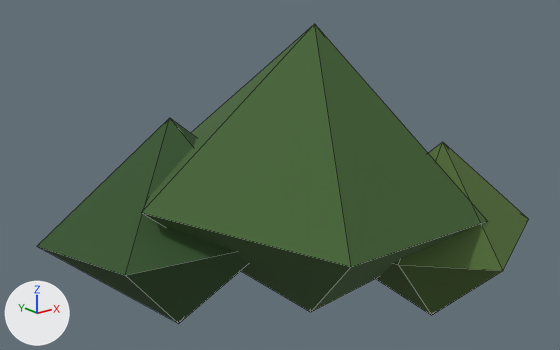
The glTF model assets/models/nature/bush_a.glb, before and after one commit.
The view is the same before and after, from a camera (50 mm lens) standing at (-26.0, -29.7, 18.4) and looking at (-1.7, 0.7, 6.2). The lights are fixed; the arrows at lower left show +X, +Y and +Z. The older version comes first. Mesh edges are drawn as thin lines. Where no turn or scale is listed for an object, it has been applied to the vertices. Vertices at exactly the same position are counted once.

The first picture shows 'mass', 'mass.001', 'mass.002'.
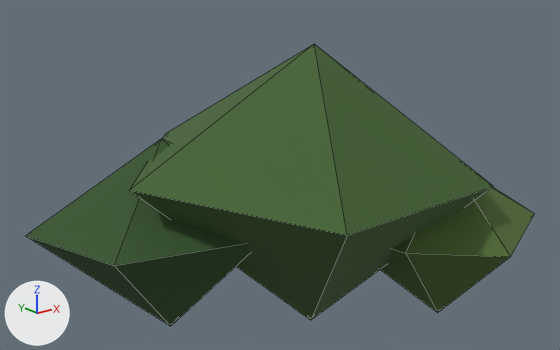
Where the change shows, as pixel boxes (x1, y1, x2, y2) in the pictures (560 x 350 px):
'mass', reshaped
    before: (141, 24, 487, 312)
    after: (130, 44, 493, 320)
'mass.001', reshaped (7% wider, 9% shorter)
    before: (37, 118, 247, 323)
    after: (26, 139, 250, 326)
'mass.002', reshaped
    before: (376, 142, 529, 315)
    after: (380, 187, 534, 313)

Diff of the bpy script that builds the scene:
```diff
--- a/assets/models/nature/bush_a.glb.py
+++ b/assets/models/nature/bush_a.glb.py
@@ me_mass @@
-me_mass.from_pydata(...)  # 8 vertices, 12 faces; spans x -10.2..8.3, y -9.1..7.0, z -2.0..14.0
-me_mass.vertices[0].co = (8.3, 0.0, 5.4)
-me_mass.vertices[1].co = (4.5, 7.0, 5.4)
-me_mass.vertices[2].co = (-4.5, 7.0, 6.6)
-me_mass.vertices[3].co = (-10.2, 0.0, 6.3)  # pixel (141, 212)
-me_mass.vertices[4].co = (-5.9, -9.1, 5.6)  # pixel (351, 266)
-me_mass.vertices[5].co = (4.9, -7.7, 4.6)  # pixel (487, 221)
-me_mass.vertices[6].co = (0.0, 0.0, 14.0)  # pixel (314, 23)
-me_mass.vertices[7].co = (0.0, 0.0, -2.0)  # pixel (310, 312)
+me_mass.from_pydata(...)  # 8 vertices, 12 faces; spans x -10.8..8.7, y -9.1..7.0, z -2.5..13.0
+# me_mass part 1
+me_mass.vertices[0].co = (8.7, 0.0, 6.9)
+me_mass.vertices[1].co = (4.7, 7.0, 6.9)
+me_mass.vertices[2].co = (-4.7, 7.0, 7.7)  # pixel (165, 133)
+me_mass.vertices[3].co = (-10.8, 0.0, 7.5)  # pixel (129, 190)
+me_mass.vertices[4].co = (-6.1, -9.1, 7.0)  # pixel (347, 235)
+me_mass.vertices[5].co = (5.2, -7.7, 6.3)  # pixel (493, 186)
+me_mass.vertices[6].co = (0.0, 0.0, 13.0)  # pixel (314, 43)
+me_mass.vertices[7].co = (0.0, 0.0, -2.5)  # pixel (310, 320)
 me_mass.materials.append(mat_foliage_b)
@@ me_mass_001 @@
-me_mass_001.from_pydata(...)  # 8 vertices, 12 faces; spans x -13.07..-0.79, y -3.22..9.08, z -2.0..9.5
-me_mass_001.vertices[0].co = (-1.05, 7.8, 2.79)
-me_mass_001.vertices[1].co = (-7.56, 9.08, 2.98)
-me_mass_001.vertices[2].co = (-13.07, 5.73, 3.53)  # pixel (36, 246)
-me_mass_001.vertices[3].co = (-11.4, -0.37, 3.66)  # pixel (125, 275)
-me_mass_001.vertices[4].co = (-5.22, -3.22, 4.52)
-me_mass_001.vertices[5].co = (-0.79, 1.56, 4.33)
-me_mass_001.vertices[6].co = (-6.5, 3.5, 9.5)  # pixel (169, 117)
-me_mass_001.vertices[7].co = (-6.5, 3.5, -2.0)  # pixel (178, 323)
+me_mass_001.from_pydata(...)  # 8 vertices, 12 faces; spans x -13.57..-1.29, y -3.22..9.08, z -2.0..8.5
+# me_mass_001 part 2
+me_mass_001.vertices[0].co = (-1.55, 7.8, 3.74)
+me_mass_001.vertices[1].co = (-8.06, 9.08, 3.85)
+me_mass_001.vertices[2].co = (-13.57, 5.73, 4.2)  # pixel (25, 235)
+me_mass_001.vertices[3].co = (-11.9, -0.37, 4.28)  # pixel (114, 265)
+me_mass_001.vertices[4].co = (-5.72, -3.22, 4.82)
+me_mass_001.vertices[5].co = (-1.29, 1.56, 4.7)
+me_mass_001.vertices[6].co = (-7.0, 3.5, 8.5)  # pixel (161, 138)
+me_mass_001.vertices[7].co = (-7.0, 3.5, -2.0)  # pixel (170, 326)
 me_mass_001.materials.append(mat_foliage_a)
@@ me_mass_002 @@
-me_mass_002.from_pydata(...)  # 8 vertices, 12 faces; spans x -0.12..11.24, y -9.41..1.27, z -2.0..8.0
-me_mass_002.vertices[0].co = (6.03, 1.27, 3.36)
-me_mass_002.vertices[1].co = (-0.12, -0.38, 2.57)
-me_mass_002.vertices[2].co = (0.13, -6.23, 3.01)  # pixel (398, 264)
-me_mass_002.vertices[3].co = (4.12, -9.41, 2.71)  # pixel (503, 270)
-me_mass_002.vertices[4].co = (8.79, -7.54, 3.71)  # pixel (528, 219)
-me_mass_002.vertices[5].co = (11.24, -2.28, 3.64)
-me_mass_002.vertices[6].co = (5.0, -4.5, 8.0)  # pixel (442, 141)
-me_mass_002.vertices[7].co = (5.0, -4.5, -2.0)  # pixel (431, 315)
+me_mass_002.from_pydata(...)  # 8 vertices, 12 faces; spans x 0.38..11.74, y -9.41..1.27, z -2.0..7.0
+# me_mass_002 part 3
+me_mass_002.vertices[0].co = (6.53, 1.27, 3.69)
+me_mass_002.vertices[1].co = (0.38, -0.38, 3.21)
+me_mass_002.vertices[2].co = (0.63, -6.23, 3.48)  # pixel (405, 253)
+me_mass_002.vertices[3].co = (4.62, -9.41, 3.3)  # pixel (510, 256)
+me_mass_002.vertices[4].co = (9.29, -7.54, 3.91)  # pixel (534, 213)
+me_mass_002.vertices[5].co = (11.74, -2.28, 3.87)
+me_mass_002.vertices[6].co = (5.5, -4.5, 7.0)
+me_mass_002.vertices[7].co = (5.5, -4.5, -2.0)  # pixel (437, 312)
 me_mass_002.materials.append(mat_foliage_c)
```
